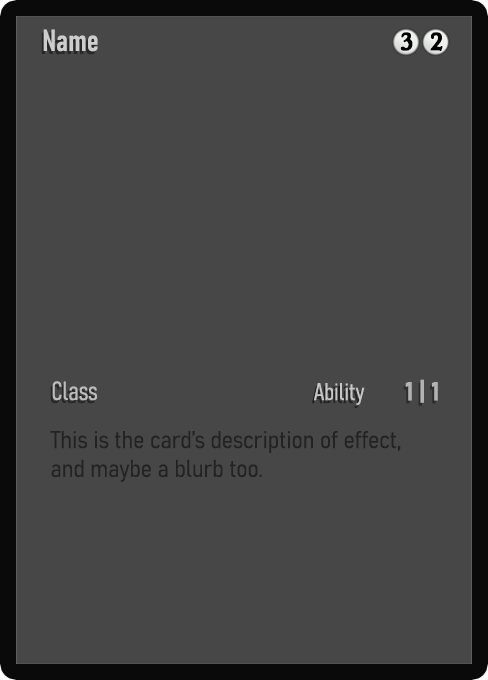
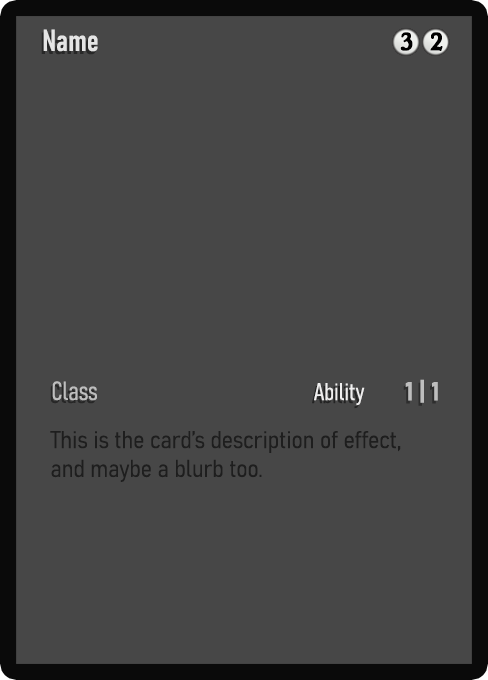
Layered file, before and after one edit (488px x 680px). Changes by layer:
painted on "Name" over (43, 29, 98, 52)
painted on "AtkDef" over (405, 379, 438, 403)
painted on "Ability" over (314, 383, 365, 406)
painted on "Desc" over (50, 431, 400, 482)
moved "Outline" below "Layer 3", painted on it over (16, 16, 472, 664)
